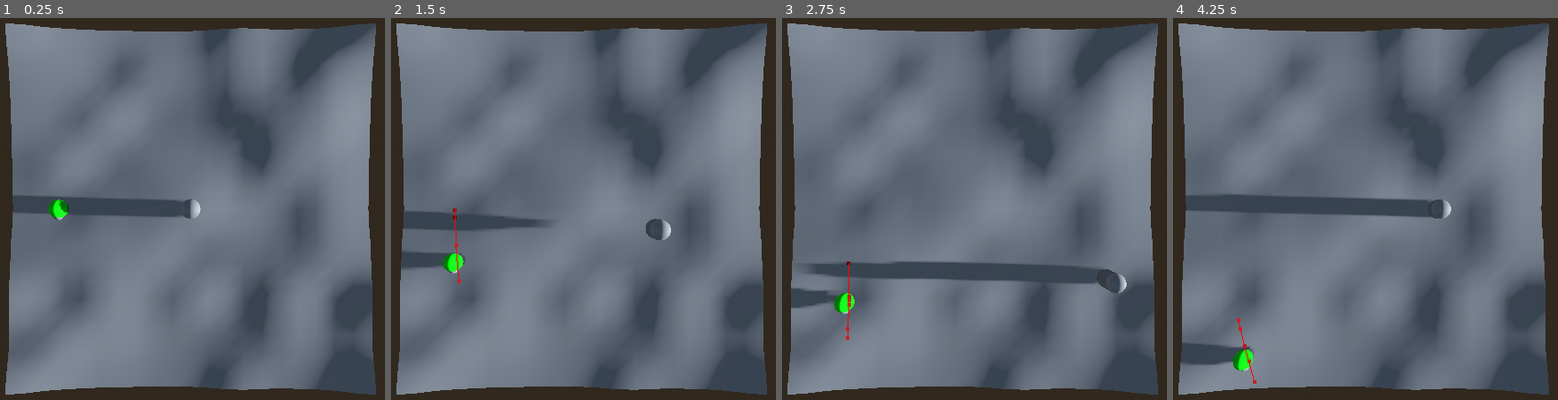
Above: before the commit, frames 1-4 (left to right).
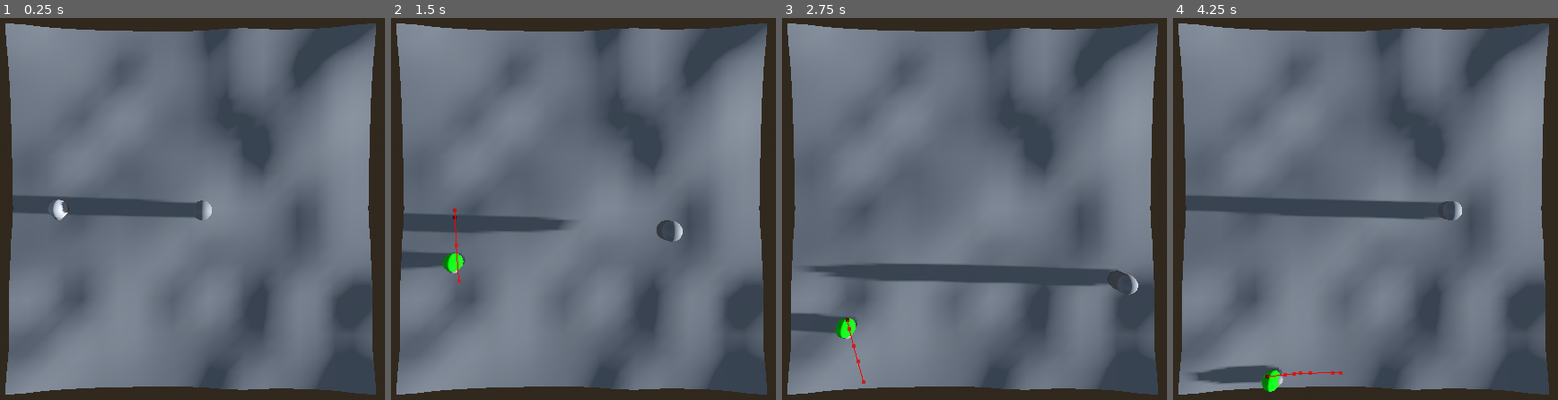
Above: after the commit, the same moments.

Repository: mastervel/AIBehavior
Game: Godot game, scene res://world.tscn
Same seed, same stepped clock (60 frames per second), same inputs: the game is played once before the commit and once after it.
Inputs:
- Up to frame 1 (0.25 s): no input
- Up to frame 2 (1.5 s): tap Enter (follow) at 0.5, 1.35 s; hold Right (right) 0.53-1.28 s; hold Enter (follow) 0.53-1.28 s; tap Space (jump) at 0.77 s; hold Down (down) from 1.28 s (still down)
- Up to frame 3 (2.75 s): tap Space (jump) at 1.52 s; release Down (down) at 2.03 s; hold Right (right) from 2.03 s (still down); hold Enter (follow) from 2.03 s (still down)
- Up to frame 4 (4.25 s): release Right (right) at 2.78 s; release Enter (follow) at 2.78 s; hold Up (up) 2.78-3.53 s; tap Enter (follow) at 2.85 s; tap Space (jump) at 3.02, 3.77 s; hold Left (left) from 3.53 s (still down); hold Enter (follow) from 3.53 s (still down)

The runs differ from the first frame. In frame 1, 0.5% of the frame differs, in the area x 12-56%, y 47-53%; in frame 2, 0.8%; in frame 3, 2.4%; in frame 4, 2.7%, in the area x 2-76%, y 46-98%.

Commit message:
general statemachine for enemy

Diff:
--- a/ai-behaviour/enemy.gd
+++ b/ai-behaviour/enemy.gd
@@ -2,18 +2,34 @@
 
 @export var nav_agent : NavigationAgent3D
 @export var player : CharacterBody3D
+@export var enemy_body : MeshInstance3D
 
 var target_pos : Vector3
 var has_target : bool = false
 @export var SPEED : float = 3.0
 
+enum State {IDLE, ROAM, ALERT, AGGRO}
+var state_names := ["IDLE", "ROAM", "ALERT", "AGGRO"]
+var state : State = State.IDLE:
+	set = changeState
+
 func _ready() -> void:
-	pass
+	_body_color(Color.GRAY)
+	randomize()
 
 func _physics_process(delta: float) -> void:
 	if has_target == false and Input.is_action_pressed("follow"):
-		has_target = true
-		nav_agent.target_position = _get_random_position()
+		state = State.ROAM
+
+	match state:
+		State.IDLE:
+			pass
+		State.ROAM:
+			_roam_process(delta)
+		State.ALERT:
+			_alert_process(delta)
+		State.AGGRO:
+			_aggro_process(delta)
 
 	if has_target:
 		_move_to_target(delta)
@@ -23,7 +39,46 @@
 
 	move_and_slide()
 
-#region Helper
+#region Setters and Getters Functions
+func changeState(s: State) -> void:
+	var prev_state = state
+	state = s
+	print(state_names[prev_state], " to ", state_names[state])
+	# Handles State Transition Logic
+	match [prev_state, state]:
+		[State.ROAM,State.ROAM]:
+			nav_agent.target_position = _get_random_position()
+			has_target = true
+		[State.ALERT,State.ROAM]:
+			nav_agent.target_position = player.global_position
+			has_target = true
+		[State.ROAM,State.ALERT]:
+			has_target = false
+
+	match state:
+		State.ROAM:
+			_body_color(Color.GREEN)
+		State.ALERT:
+			_body_color(Color.YELLOW)
+#endregion
+
+#region State Process Functions
+
+func _roam_process(_delta: float) -> void:
+	if not has_target:
+		nav_agent.target_position = _get_random_position()
+		has_target = true
+
+func _alert_process(delta: float) -> void:
+	_look_at_target(delta, player, true)
+
+func _aggro_process(_delta: float) -> void:
+	pass
+
+#endregion
+
+#region Helper Functions
+
 func _move_to_target(delta: float) -> void:
 	var next_path_pos := nav_agent.get_next_path_position()
 	var direction := global_position.direction_to(next_path_pos) * Vector3(1.0,0.0,1.0)
@@ -55,12 +110,32 @@
 	var rand_angle := randf_range(-degrees,degrees)
 	var rotated_forward = forward.rotated(Vector3.UP,deg_to_rad(rand_angle))
 	return global_transform.origin + rotated_forward * dist
-#endregion
 
+func _body_color(col: Color) -> void:
+	var mat := StandardMaterial3D.new()
+	mat.albedo_color = col
+	enemy_body.material_override = mat
 
 func _on_body_entered(_body: Node3D) -> void:
-	pass # Replace with function body.
-
+	match state:
+		State.IDLE:
+			pass
+		State.ROAM:
+			state = State.ALERT
+		State.ALERT:
+			pass
+		State.AGGRO:
+			pass
 
 func _on_body_exited(_body: Node3D) -> void:
-	pass # Replace with function body.
+	match state:
+		State.IDLE:
+			pass
+		State.ROAM:
+			pass
+		State.ALERT:
+			state = State.ROAM
+		State.AGGRO:
+			pass
+
+#endregion
--- a/ai-behaviour/player.tscn
+++ b/ai-behaviour/player.tscn
@@ -14,9 +14,7 @@
 script = ExtResource("1_4flbx")
 
 [node name="MeshInstance3D" type="MeshInstance3D" parent="."]
-transform = Transform3D(1, 0, 0, 0, 1, 0, 0, 0, 1, 0, 0.875, 0)
 mesh = SubResource("CapsuleMesh_4flbx")
 
 [node name="CollisionShape3D" type="CollisionShape3D" parent="."]
-transform = Transform3D(1, 0, 0, 0, 1, 0, 0, 0, 1, 0, 0.875, 0)
 shape = SubResource("ConvexPolygonShape3D_4flbx")
--- a/ai-behaviour/world.tscn
+++ b/ai-behaviour/world.tscn
@@ -42,9 +42,10 @@
 [node name="Camera3D" type="Camera3D" parent="."]
 transform = Transform3D(1, 0, 0, 0, -4.371139e-08, 1, 0, -1, -4.371139e-08, 0, 15, 0)
 
-[node name="Enemy" parent="." node_paths=PackedStringArray("player") instance=ExtResource("4_aqk2v")]
+[node name="Enemy" parent="." node_paths=PackedStringArray("player", "enemy_body") instance=ExtResource("4_aqk2v")]
 transform = Transform3D(1, 0, 0, 0, 1, 0, 0, 0, 1, -7, 1.0812702, 0)
 player = NodePath("../Player")
+enemy_body = NodePath("Body")
 
 [node name="NavigationRegion3D" type="NavigationRegion3D" parent="."]
 navigation_mesh = SubResource("NavigationMesh_tlwt5")
Not shown: 1 places in ai-behaviour/player.tscn that only renumber resources
